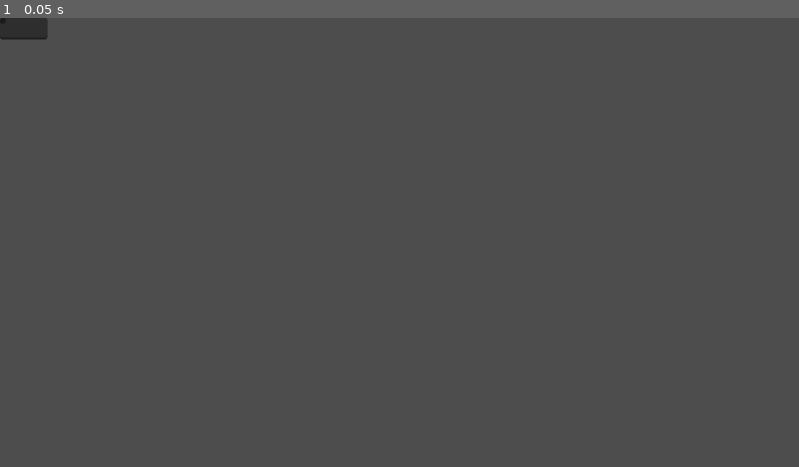
Above: before the commit, frame 1.
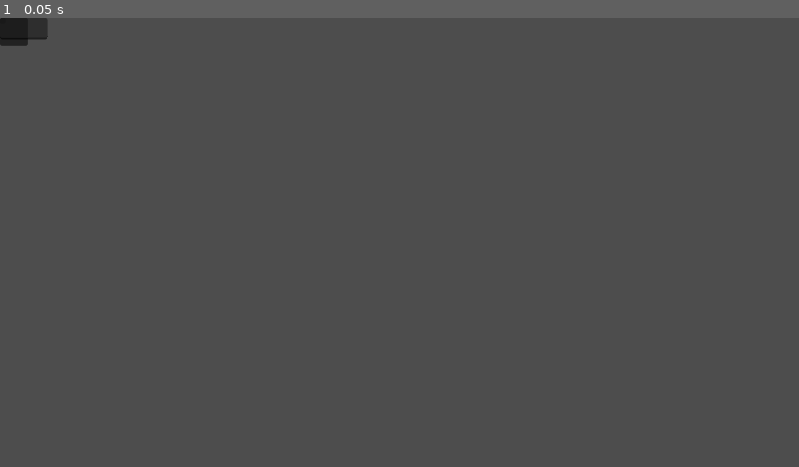
Above: after the commit, the same moment.

Repository: Cyrus-Cyril/Godot-.NET-bobozan
Game: Godot game, scene res://scenes/MultiplayerLobbyScene/multiplayer_lobby_scene.tscn
Same seed, same stepped clock (60 frames per second), same inputs: the game is played once before the commit and once after it. The project has no main scene, so this scene is started directly.
Inputs:
- Up to frame 1 (0.05 s): no input

The runs differ from the first frame. In frame 1, less than 0.1% of the frame differs, in the area x 0-4%, y 4-7%.

Commit message:
节点树

Diff:
--- a/scenes/MultiplayerLobbyScene/multiplayer_lobby_scene.tscn
+++ b/scenes/MultiplayerLobbyScene/multiplayer_lobby_scene.tscn
@@ -16,17 +16,36 @@
 offset_right = 8.0
 offset_bottom = 8.0
 
-[node name="RoomCodeInput" type="LineEdit" parent="."]
+[node name="CreateRoomPopup" type="Panel" parent="."]
+layout_mode = 0
+offset_right = 40.0
+offset_bottom = 40.0
+
+[node name="StatusLabel" type="Label" parent="CreateRoomPopup"]
+layout_mode = 0
+offset_right = 40.0
+offset_bottom = 23.0
+
+[node name="RoomCodeLabel" type="Label" parent="CreateRoomPopup"]
+layout_mode = 0
+offset_right = 40.0
+offset_bottom = 23.0
+
+[node name="CancelButton" type="Button" parent="CreateRoomPopup"]
+layout_mode = 0
+offset_right = 8.0
+offset_bottom = 8.0
+
+[node name="JoinRoomPopup" type="Panel" parent="."]
+layout_mode = 0
+offset_right = 40.0
+offset_bottom = 40.0
+
+[node name="RoomCodeInput" type="LineEdit" parent="JoinRoomPopup"]
 layout_mode = 0
 offset_right = 68.5625
 offset_bottom = 31.0
 
-[node name="ConnectStatusLabel" type="Label" parent="."]
-layout_mode = 0
-offset_right = 40.0
-offset_bottom = 23.0
-
-[node name="BackButton" type="Button" parent="."]
-layout_mode = 0
+[node name="CancelButton" type="Button" parent="JoinRoomPopup"]
 offset_right = 8.0
 offset_bottom = 8.0
